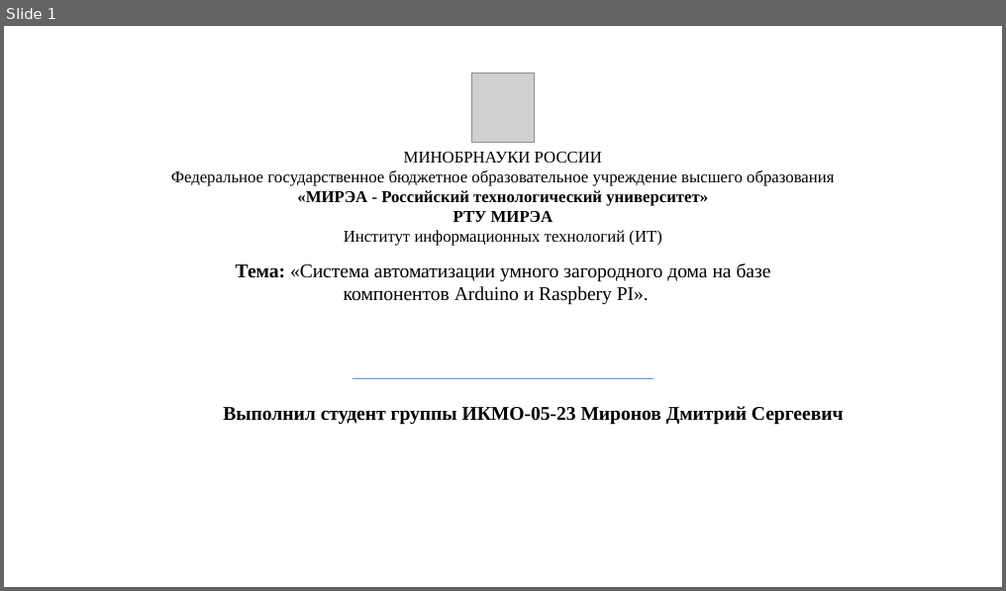
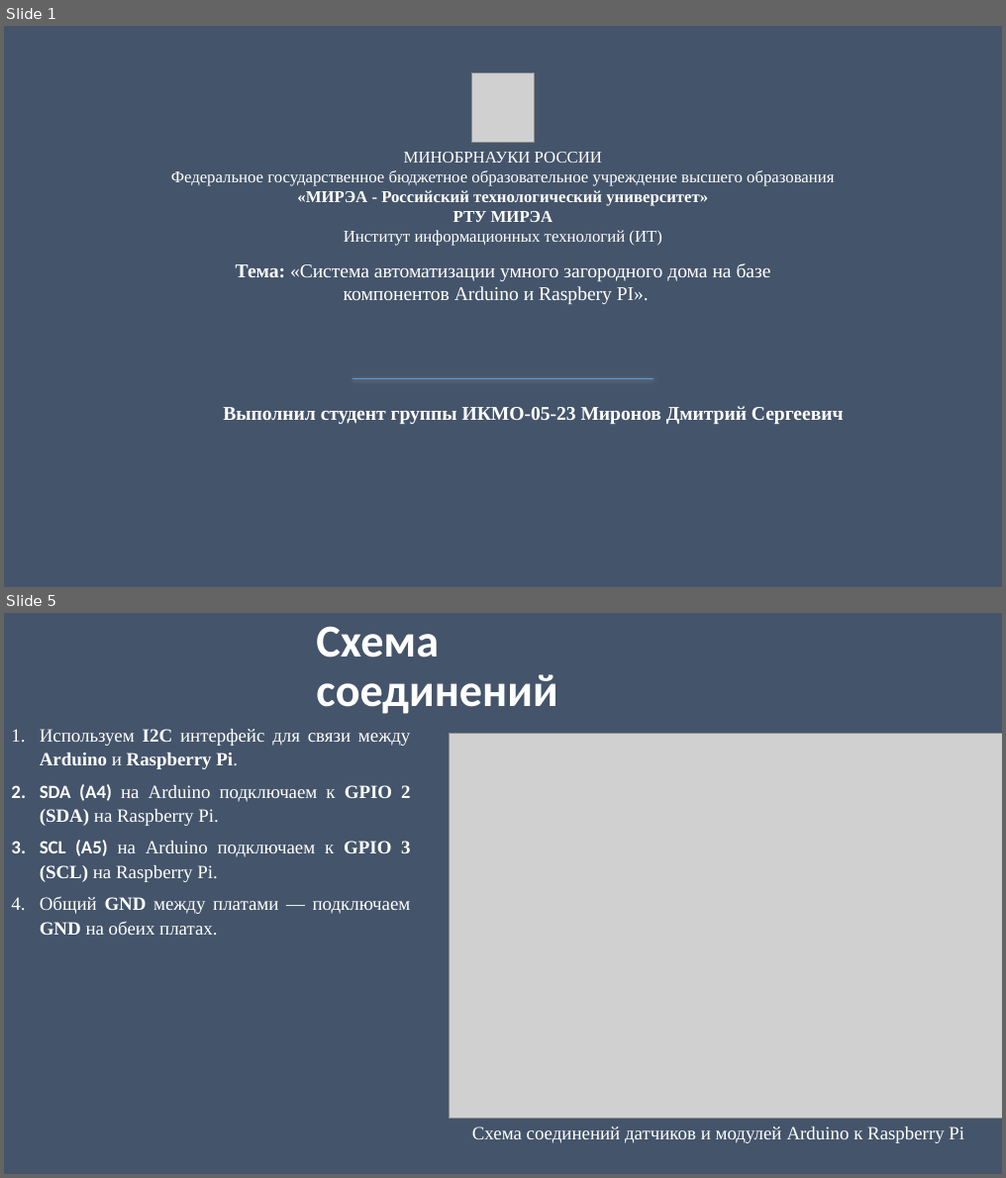
Before and after one commit to Raccoonn78/MagiCtr, a slide deck: 2 семестр/курсач/2025/Миронов_Д_С_ИКМО_05_23.pptx. Shown one above the other, each under a label of ours: slide 1 before the commit, slides 1 and 5 after it; the slides between them are not shown. The pictures are 1006x591 and 1006x1178 pixels, drawn with LibreOffice and Linux fonts; fonts in the diff are those of the drawing; grey boxes stand for pictures. Boxes give left, top, right and bottom in pixels: in the first picture for what was removed or moved away, otherwise in the second. Text is boxed around its words. In the diff, an @@ line names an element or a change of style, - is before the commit and + after.

```diff
--- a/2 семестр/курсач/2025/Миронов_Д_С_ИКМО_05_23.pptx
+++ b/2 семестр/курсач/2025/Миронов_Д_С_ИКМО_05_23.pptx
@@ slide 5 added at <box>4,613,1002,1174</box>, background #44546A @@
@@ title added at <box>316,626,557,714</box>, 44 pt, text #FFFFFF, bold @@
+Схема соединений
@@ text added at <box>40,729,411,935</box>, 18 pt, text #FFFFFF @@
+1. Используем I2C интерфейс для связи между Arduino и Raspberry Pi.
+2. SDA (A4) на Arduino подключаем к GPIO 2 (SDA) на Raspberry Pi.
+3. SCL (A5) на Arduino подключаем к GPIO 3 (SCL) на Raspberry Pi.
+4. Общий GND между платами — подключаем GND на обеих платах.
@@ picture added at <box>450,734,1002,1118</box> @@
@@ text added at <box>472,1127,964,1144</box>, 18 pt, text #FFFFFF @@
+Схема соединений датчиков и модулей Arduino к Raspberry Pi
@@ slide 1 changed as well @@
@@ background #FFFFFF to #44546A @@
@@ text colour #000000 to #FFFFFF in 3 elements at <box>223,406,844,424</box>, <box>171,152,834,246</box>, <box>236,264,771,304</box> @@
```
Also in this commit, not shown: 5 other slides added, 6 slides removed, 1 other file.
